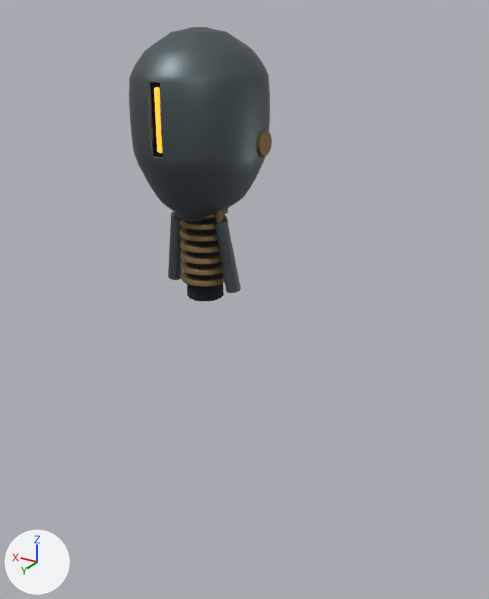
One commit to the glTF model assets/characters/rigged/custodian-study.glb: the scene before it, then after it.
Both versions are drawn from a 50 mm lens placed at (-0.693, 1.008, 2.113), pointed at (-0.067, -0.037, 1.591). The axes (+X, +Y, +Z) are drawn at lower left. The lights are the same throughout. The first picture is the older version. Vertices at exactly the same position are counted once.

The first picture shows 'Custodian_MaskStudy'.
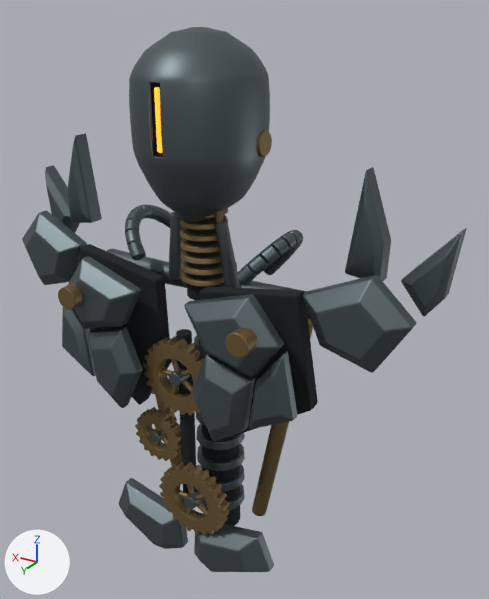
Commit message: art: shape Hollow Custodian torso study

The change, as a diff of the scene's bpy script:
```diff
--- a/assets/characters/rigged/custodian-study.glb.py
+++ b/assets/characters/rigged/custodian-study.glb.py
@@ me_visor_shell @@
 # used by ob_custodian_maskstudy; location = (0.0, 0.0, 0.0)
-me_visor_shell.from_pydata(...)  # 6210 vertices, 12352 faces; spans x -0.121..0.121, y -0.132..0.131, z 1.6..2.084
+me_visor_shell.from_pydata(...)  # 24798 vertices, 49280 faces; spans x -0.46..0.46, y -0.132..0.186, z 1.001..2.084
+# me_visor_shell part 1: 18588 vertices added at x -0.46..0.46, y -0.124..0.186, z 1.001..1.878
 me_visor_shell.materials.append(mat_custodian_iron)
```

What differs and where, as boxes [x1, y1, x2, y2] in the pictures (489 x 599 px):
'Custodian_MaskStudy', reshaped (210% wider, 99% taller): before [129, 27, 272, 301]; after [22, 27, 467, 572]
part 1 of me_visor_shell, added: after [22, 133, 467, 572]
